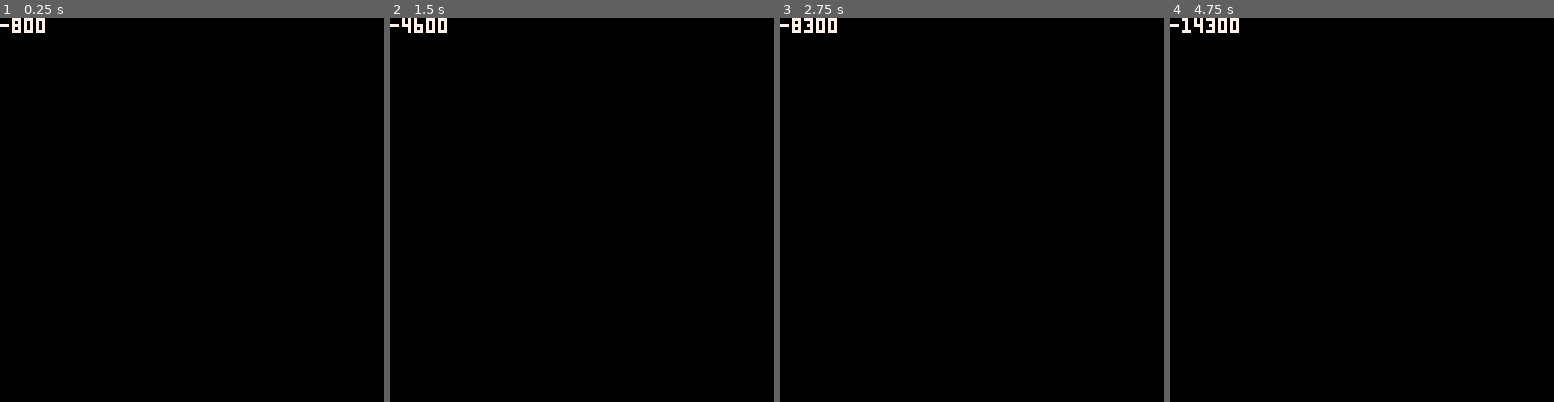
Above: before the commit, frames 1-4 (left to right).
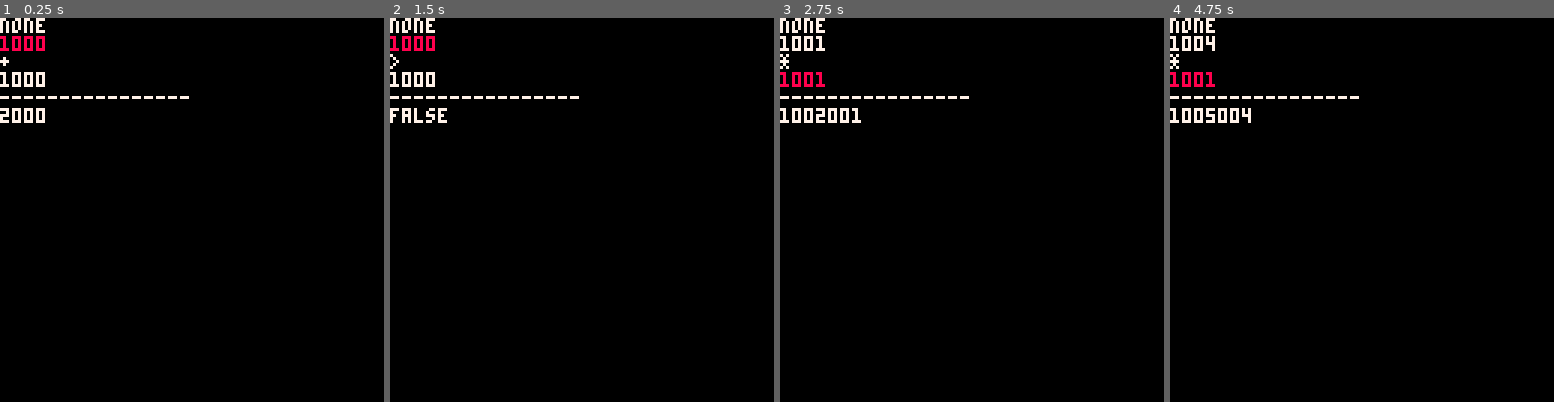
Above: after the commit, the same moments.

Repository: lawruble13/drumbleat
Game: PICO-8 cartridge bignum_testing.p8
The game is run twice, just before and just after one commit, with the same random seed, the same clock (stepped at 60 frames per second) and the same inputs.
Inputs:
- Up to frame 1 (0.25 s): no input
- Up to frame 2 (1.5 s): tap X (X key) at 0.33, 1.07 s; tap O (Z key) at 0.7 s
- Up to frame 3 (2.75 s): hold Right 1.6-2.1 s; tap O (Z key) at 1.7, 2.1, 2.5 s; tap X (X key) at 1.85 s; hold Up 2.15-2.42 s; hold Right from 2.47 s (still down)
- Up to frame 4 (4.75 s): tap O (Z key) every 0.4 s from 2.9 to 4.5 s; tap X (X key) at 2.97, 4.08 s; release Right at 3.03 s; hold Left 3.08-3.58 s; hold Down 3.63-3.97 s; hold Right 4.02-4.68 s; hold Up from 4.73 s (still down)

The runs differ from the first frame. In frame 1, 1.3% of the frame differs, in the area x 0-50%, y 0-28%; in frame 2, 1.4%; in frame 3, 1.5%; in frame 4, 1.6%.

Commit message:
Bignum in bignum_testing.p8 works, I think

Diff:
--- a/bignum_testing.p8
+++ b/bignum_testing.p8
@@ -2,197 +2,272 @@
 version 29
 __lua__
 
-bignum = {
-	sign=1,
-	thous={0}
-}
+bignum = {}
 function bignum:new(o)
-	o = o or {}
 	if type(o) == "number" then
-		o={sign=sgn(o),thous={flr(o)}}
-		if o.thous[1]>=1000 then
-			o.thous[2]=o.thous[1]\1000
-			o.thous[1]%=1000
-		end
+		o=flr(o)
+		local tmp={}
+		tmp.sign=sgn(o)
+		o=abs(o)
+		tmp.huns={
+			o%100,
+			(o\100)%100,
+			o\10000
+		}
+		o=tmp
+		if o.huns[3] == 0 then
+			deli(o.huns,3)
+			if (o.huns[2] == 0) deli(o.huns,2)
+		end
+	elseif type(o) == "table" then
+		local tmp = {}
+		tmp.sign=o.sign or 1
+		tmp.huns={}
+		for v in all(o.huns) do
+			add(tmp.huns,v)
+		end
+		o=tmp
+	elseif type(o) == "nil" then
+		o={sign=1,huns={0}}
 	end
 	self.__index = self
 	return setmetatable(o, self)
 end
 
+function bignum:clrz()
+	local i=#self.huns
+	while i > 1 do
+		if self.huns[i] == 0 then
+			deli(self.huns,i)
+		else
+			break
+		end
+		i -= 1
+	end
+end
+
 function bignum.__tostring(o)
 	local str=""
-	for v in all(o.thous) do
-		str = tostr(v)..str
+	for i,v in ipairs(o.huns) do
+		local toadd=tostr(v)
+		if (i != #o.huns and #toadd == 1) toadd="0"..toadd
+		str = toadd..str
 	end
 	if (o.sign == -1) str="-"..str
 	return str
 end
 
 function bignum.__len(o)
-	local t = (#o.thous-1)*3+1
-	local i = #o.thous
-	if (o.thous[i] >= 10) t += 1
-	if (o.thous[i] >= 100) t += 1
+	local t = (#o.huns-1)*2+1
+	local i = #o.huns
+	if (o.huns[i] >= 10) t += 1
 	return t
 end
 
-function bignum.__eq(o1,o2)
-	if (o1.sign != o2.sign) return false
-	if (#o1.thous != #o2.thous) return false
-	for i=1,#o1.thous do
-		if (o1.thous[i] != o2.thous[i]) return false
-	end
-	return true
+function bignum:rel_ind(other)
+	if (type(other) == "number") other=bignum:new(other)
+	assert(other.sign)
+	assert(other.huns)
+	if (self.sign < other.sign) return -1
+	if (self.sign > other.sign) return 1
+	if (#self.huns < #other.huns) return -self.sign
+	if (#self.huns > #other.huns) return self.sign
+	for i=#self.huns,1,-1 do
+		if (self.huns[i] < other.huns[i]) return -self.sign
+		if (self.huns[i] > other.huns[i]) return self.sign
+	end
+	return 0
+end
+
+function bignum.__eq(v1,v2)
+	return v1:rel_ind(v2) == 0
 end
 
 function bignum.__lt(v1,v2)
-	if (type(v1) == "number") v1=bignum:new(v1)
-	if (type(v2) == "number") v2=bignum:new(v2)
-	if (v1.sign < v2.sign) return true
-	if v1.sign == -1 then
-		if (#v1.thous < #v2.thous) return false
-		if (#v1.thous > #v2.thous) return true
-		for i=#v1.thous,1,-1 do
-			if (v1.thous[i] < v2.thous[i]) return false
-			if (v1.thous[i] > v2.thous[i]) return true
-		end
-		return false
-	else
-		if (#v1.thous < #v2.thous) return true
-		if (#v1.thous > #v2.thous) return false
-		for i=#v1.thous,1,-1 do
-			if (v1.thous[i] < v2.thous[i]) return true
-			if (v1.thous[i] > v2.thous[i]) return false
-		end
-		return false
-	end
+	v1,v2=make_bn_pair(v1,v2)
+	return v1:rel_ind(v2) < 0
 end
 
 function bignum.__le(v1,v2)
-	if (type(v1) == "number") v1=bignum:new(v1)
-	if (type(v2) == "number") v2=bignum:new(v2)
-	if (v1.sign < v2.sign) return true
-	if v1.sign == -1 then
-		if (#v1.thous < #v2.thous) return false
-		if (#v1.thous > #v2.thous) return true
-		for i=#v1.thous,1,-1 do
-			if (v1.thous[i] < v2.thous[i]) return false
-			if (v1.thous[i] > v2.thous[i]) return true
-		end
-		return true
-	else
-		if (#v1.thous < #v2.thous) return true
-		if (#v1.thous > #v2.thous) return false
-		for i=#v1.thous,1,-1 do
-			if (v1.thous[i] < v2.thous[i]) return true
-			if (v1.thous[i] > v2.thous[i]) return false
-		end
-		return true
-	end
+	v1,v2=make_bn_pair(v1,v2)
+	return v1:rel_ind(v2) <= 0
+end
+
+function bignum.__unm(v)
+	local o = bignum:new(v)
+	o.sign *= -1
+	return o
 end
 
 function bignum.__add(v1,v2)
-	if (type(v1) == "number") v1=bignum:new(v1)
-	if (type(v2) == "number") v2=bignum:new(v2)
+	v1,v2=make_bn_pair(v1,v2)
+	local res = bignum:new(v1)
 	if v1.sign == 1 and v2.sign == 1 then
 		local carry = 0
 		local i = 1
 		local t = 0
-		while i <= #v1.thous or i <= #v2.thous or carry > 0 do
-			if v1.thous[i] then
-				t = v1.thous[i]
-				t += carry
-				if (v2.thous[i]) then
-					t += v2.thous[i]
-				end
-			elseif v2.thous[i] then
-				t = v2.thous[i] + carry
-			else
-				t = carry
-			end
-			carry=t\1000
-			v1.thous[i]=t%1000
+		while i <= #v1.huns or i <= #v2.huns or carry > 0 do
+			t=0
+			if v1.huns[i] then
+				t += v1.huns[i]
+			end
+			if v2.huns[i] then
+				t += v2.huns[i]
+			end
+			t += carry
+			carry=t\100
+			res.huns[i]=t%100
 			i += 1
 		end
 	elseif v1.sign == 1 and v2.sign == -1 then
-		v2.sign = 1
-		v1=v1-v2
+		res=v1-(-v2)
 	elseif v1.sign == -1 and v2.sign == 1 then
-		v1.sign = 1
-		v1=v2-v1
+		res=v2-(-v1)
 	else
-		v1.sign = 1
-		v2.sign = 1
-		v1=v1+v2
-		v1.sign = -1
-	end
-	return v1
+		res=-((-v1)+(-v2))
+	end
+	return res
 end
 
 function bignum.__sub(v1,v2)
-	if (type(v1) == "number") v1=bignum:new(v1)
-	if (type(v2) == "number") v2=bignum:new(v2)
+	v1,v2=make_bn_pair(v1,v2)
+	local res=bignum:new()
 	if v1.sign == 1 and v2.sign == 1 then
 		if v1<v2 then
-			v1=v2-v1
-			v1.sign=-1
-			return v1
+			return -(v2-v1)
 		elseif v1 == v2 then
 			return bignum:new()
 		else
+			local res = bignum:new(v1)
 			local borrow = 0
-			for i=1,#v1.thous do
-				v1.thous[i] -= borrow
-				borrow = 0
-				if v2.thous[i] then
-					if (v1.thous[i] < v2.thous[i]) then
-						v1.thous[i] += 1000
+			for i=1,#res.huns do
+				if borrow > 0 then
+					res.huns[i] -= borrow
+					borrow = 0
+					if res.huns[i] < 0 then
+						res.huns[i] += 100
 						borrow = 1
 					end
-					v1.thous[i] -= v2.thous[i]
 				end
-			end
-			return v1
+				if v2.huns[i] then
+					if (res.huns[i] < v2.huns[i]) then
+						res.huns[i] += 100
+						borrow = 1
+					end
+					res.huns[i] -= v2.huns[i]
+				end
+			end
+			res:clrz()
+			return res
 		end
 	elseif v1.sign != v2.sign then
-		v2.sign *= -1
-		return v1+v2
+		return v1+(-v2)
 	else
-		v1.sign=1
-		v2.sign=1
-		return v2-v1
+		return (-v2)-(-v1)
 	end
 end
 
 function bignum.__mul(v1,v2)
-	if (type(v1) == "number") v1=bignum:new(v1)
-	if (type(v2) == "number") v2=bignum:new(v2)
-	if v1 == bignum:new() or v2 == bignum:new() then
-		return bignum:new()
-	end
-	local s = v1
-	local l = v2
-	if #v2 < #v1 then
-		s=v2
-		l=v1
-	end
-	local res = bignum:new({sign=s.sign*l.sign})
-	local pow_ten = 0
-
+	v1,v2=make_bn_pair(v1,v2)
+	if (v1 > v2) then
+		return v2*v1
+	end
+	local res = bignum:new()--v1.sign*v1.huns[1]*v2.sign*v2.huns[1])
+	-- this gets the sign, and
+	-- accounts for i==j==0 below
+	local i=0
+	local j=0
+	while i < #v1.huns do
+		while j < #v2.huns do
+			local tmp = v1.huns[i+1]*v2.huns[j+1]
+			local ind=i+j+1
+			if (not res.huns[ind]) res.huns[ind] = 0
+			while tmp > 0 do
+				if (res.huns[ind]) tmp += res.huns[ind]
+				res.huns[ind] = tmp%100
+				tmp \= 100
+				ind += 1
+			end
+			j += 1
+		end
+		i += 1
+		j=0
+	end
+	res:clrz()
+	return res
+end
+
+function make_bn_pair(v1,v2)
+	if (type(v1) != "table") v1=bignum:new(v1)
+	if (type(v2) != "table") v2=bignum:new(v2)
+	return v1,v2
 end
 
 function _init()
-	bn = bignum:new()
+	bn1 = bignum:new(1000)
+	bn2 = bignum:new(1000)
+	op = 0
+	bni = 1
+	failed_test = nil
 end
 
 function _update()
+	if not failed_test then
+		for i=0,100 do
+			for j = 0, 5 do
+				local a=bignum:new(i)
+				local b=bignum:new(j)
+ 			if (i < j and not (a < b) and not failed_test) failed_test="lt "..i..","..j
+				if (i > j and not (a > b) and not failed_test) failed_test="gt "..i..","..j
+				if (i == j and not (a == b) and not failed_test) failed_test="eq "..i..","..j
+				if (bignum:new(i+j) != a + b and not failed_test) failed_test="pl "..i.."+"..j.."!="..tostr(bignum:new(i+j))
+				if (bignum:new(i-j) != a - b and not failed_test) failed_test="mn "..i.."-"..j.."!="..tostr(bignum:new(i-j))
+				if (bignum:new(i*j) != a * b and not failed_test) failed_test="tm "..tostr(a).."*"..tostr(b).." == "..tostr(a*b).."!="..tostr(bignum:new(i*j))
+			end
+			if (failed_test) break
+		end
+	end
+	if (not failed_test) failed_test="none"
 	cls(0)
-	bn = bn - 100
+	if btnp(0) then
+		if (bni == 1) bn1 -= 1
+		if (bni == 2) bn2 -= 1
+	elseif btnp(1) then
+		if (bni == 1) bn1 += 1
+		if (bni == 2) bn2 += 1
+	elseif btnp(2) or btnp(3) then
+		bni = 3-bni
+	elseif btnp(4) or btnp(5) then
+		op += 1
+		op %= 5
+	end
 end
 
 function _draw()
+	print(failed_test)
+	color(7+(2-bni))
+	print(tostr(bn1))
 	color(7)
-	print(bn)
+	if op == 0 then
+		print("+")
+	elseif op == 1 then
+		print("-")
+	elseif op == 2 then
+		print("*")
+	elseif op == 3 then
+		print(">")
+	elseif op == 4 then
+		print("<")
+	end
+	color(7+(bni-1))
+	print(bn2)
+	color(7)
+	print("----------------")
+	if (op == 0) print(bn1+bn2)
+	if (op == 1) print(bn1-bn2)
+	if (op == 2) print(bn1*bn2)
+	if (op == 3) print(tostr(bn1>bn2))
+	if (op == 4) print(tostr(bn1<bn2))
 end
 __gfx__
 00000000000000000000000000000000000000000000000000000000000000000000000000000000000000000000000000000000000000000000000000000000
--- a/drumbleat.p8
+++ b/drumbleat.p8
@@ -836,24 +836,41 @@
 
 bignum = {
 	sign=1,
-	thous={0}
+	huns={0}
 }
 function bignum:new(o)
 	o = o or {}
 	if type(o) == "number" then
-		o={sign=sgn(o),thous={flr(o)}}
-		if o.thous[1]>=1000 then
-			o.thous[2]=o.thous[1]\1000
-			o.thous[1]%=1000
-		end
+		o=flr(o)
+		o={
+			sign=sgn(o),
+			huns={
+				o%100,
+				(o\100)%100,
+				o\10000
+			}
+		}
+		o:clrz()
 	end
 	self.__index = self
 	return setmetatable(o, self)
 end
 
+function bignum:clrz()
+	local i=#self.huns
+	while i > 1 do
+		if self.huns[i] == 0
+			deli(self.huns,i)
+		else
+			break
+		end
+		i -= 1
+	end
+end
+
 function bignum.__tostring(o)
 	local str=""
-	for v in all(o.thous) do
+	for v in all(o.huns) do
 		str = tostr(v)..str
 	end
 	if (o.sign == -1) str="-"..str
@@ -861,87 +878,83 @@
 end
 
 function bignum.__len(o)
-	local t = (#o.thous-1)*3+1
-	local i = #o.thous
-	if (o.thous[i] >= 10) t += 1
-	if (o.thous[i] >= 100) t += 1
+	local t = (#o.huns-1)*2+1
+	local i = #o.huns
+	if (o.huns[i] >= 10) t += 1
 	return t
 end
 
 function bignum.__eq(o1,o2)
 	if (o1.sign != o2.sign) return false
-	if (#o1.thous != #o2.thous) return false
-	for i=1,#o1.thous do
-		if (o1.thous[i] != o2.thous[i]) return false
+	if (#o1.huns != #o2.huns) return false
+	for i=1,#o1.huns do
+		if (o1.huns[i] != o2.huns[i]) return false
 	end
 	return true
 end
 
 function bignum.__lt(v1,v2)
-	if (type(v1) == "number") v1=bignum:new(v1)
-	if (type(v2) == "number") v2=bignum:new(v2)
+	v1,v2=make_bn_pair(v1,v2)
 	if (v1.sign < v2.sign) return true
 	if v1.sign == -1 then
-		if (#v1.thous < #v2.thous) return false
-		if (#v1.thous > #v2.thous) return true
-		for i=#v1.thous,1,-1 do
-			if (v1.thous[i] < v2.thous[i]) return false
-			if (v1.thous[i] > v2.thous[i]) return true
+		if (#v1.huns < #v2.huns) return false
+		if (#v1.huns > #v2.huns) return true
+		for i=#v1.huns,1,-1 do
+			if (v1.huns[i] < v2.huns[i]) return false
+			if (v1.huns[i] > v2.huns[i]) return true
 		end
 		return false
 	else
-		if (#v1.thous < #v2.thous) return true
-		if (#v1.thous > #v2.thous) return false
-		for i=#v1.thous,1,-1 do
-			if (v1.thous[i] < v2.thous[i]) return true
-			if (v1.thous[i] > v2.thous[i]) return false
+		if (#v1.huns < #v2.huns) return true
+		if (#v1.huns > #v2.huns) return false
+		for i=#v1.huns,1,-1 do
+			if (v1.huns[i] < v2.huns[i]) return true
+			if (v1.huns[i] > v2.huns[i]) return false
 		end
 		return false
 	end
 end
 
 function bignum.__le(v1,v2)
-	if (type(v1) == "number") v1=bignum:new(v1)
-	if (type(v2) == "number") v2=bignum:new(v2)
+	v1,v2=make_bn_pair(v1,v2)
 	if (v1.sign < v2.sign) return true
 	if v1.sign == -1 then
-		if (#v1.thous < #v2.thous) return false
-		if (#v1.thous > #v2.thous) return true
-		for i=#v1.thous,1,-1 do
-			if (v1.thous[i] < v2.thous[i]) return false
-			if (v1.thous[i] > v2.thous[i]) return true
+		if (#v1.huns < #v2.huns) return false
+		if (#v1.huns > #v2.huns) return true
+		for i=#v1.huns,1,-1 do
+			if (v1.huns[i] < v2.huns[i]) return false
+			if (v1.huns[i] > v2.huns[i]) return true
 		end
 		return true
 	else
-		if (#v1.thous < #v2.thous) return true
-		if (#v1.thous > #v2.thous) return false
-		for i=#v1.thous,1,-1 do
-			if (v1.thous[i] < v2.thous[i]) return true
-			if (v1.thous[i] > v2.thous[i]) return false
+		if (#v1.huns < #v2.huns) return true
+		if (#v1.huns > #v2.huns) return false
+		for i=#v1.huns,1,-1 do
+			if (v1.huns[i] < v2.huns[i]) return true
+			if (v1.huns[i] > v2.huns[i]) return false
 		end
 		return true
 	end
 end
 
 function bignum.__add(v1,v1)
-	if (type(v1) == "number") v1=bignum:new(v1)
-	if (type(v2) == "number") v2=bignum:new(v2)
+	v1,v2=make_bn_pair(v1,v2)
 	if v1.sign == 1 and v2.sign == 1 then
 		local carry = 0
 		local i = 1
 		local t = 0
-		while i <= #v1.thous or i <= #v2.thous do
-			if v1.thous[i] then
-				t = v1.thous[i]
+		while i <= #v1.huns or i <= #v2.huns do
+			if v1.huns[i] then
+				t = v1.huns[i]
 				t += carry
-				if (v2.thous[i]) then
-					t += v2.thous[i]
+				if (v2.huns[i]) then
+					t += v2.huns[i]
 				end
 			else
-				t = v2.thous[i] + carry
-			end
-			carry=t\1000
-			v1.thous[i]=t%1000
+				t = v2.huns[i] + carry
+			end
+			carry=t\100
+			v1.huns[i]=t%100
 			i += 1
 		end
 	elseif v1.sign == 1 and v2.sign == -1 then
@@ -960,38 +973,72 @@
 end
 
 function bignum.__sub(v1,v2)
-	if (type(v1) == "number") v1=bignum:new(v1)
-	if (type(v2) == "number") v2=bignum:new(v2)
+	v1,v2=make_bn_pair(v1,v2)
 	if v1.sign == 1 and v2.sign == 1 then
 		if v1<v2 then
 			v1=v2-v1
 			v1.sign=-1
-			return v1
 		elseif v1 == v2 then
-			return bignum:new()
+			v1=bignum:new()
 		else
 			local borrow = 0
-			for i=1,#v1.thous do
-				v1.thous[i] -= borrow
-				borrow = 0
-				if v2.thous[i] then
-					if (v1.thous[i] < v2.thous[i]) then
-						v1.thous[i] += 1000
+			for i=1,#v1.huns do
+				if borrow > 0 then
+					v1.huns[i] -= borrow
+					borrow = 0
+					if v1.huns[i] < 0 then
+						v1.huns[i] += 100
 						borrow = 1
 					end
-					v1.thous[i] -= v2.thous[i]
 				end
-			end
-			return v1
+				if v2.huns[i] then
+					if (v1.huns[i] < v2.huns[i]) then
+						v1.huns[i] += 100
+						borrow = 1
+					end
+					v1.huns[i] -= v2.huns[i]
+				end
+			end
 		end
 	elseif v1.sign != v2.sign then
 		v2.sign *= -1
-		return v1+v2
+		v1=v1+v2
 	else
 		v1.sign=1
 		v2.sign=1
-		return v2-v1
-	end
+		v1=v2-v1
+	end
+	v1:clrz()
+	return v1
+end
+
+function bignum.__mul(v1,v1)
+	v1,v2=make_bn_pair(v1,v2)
+	if (v1 > v2) return v2*v1
+	local res = bignum:new(v1.sign*v1.huns[1]*v2.sign*v2.huns[1])
+	local i=0
+	local j=1
+	while i < #v1.huns do
+		while j < #v2.huns do
+			local tmp = v1[i+1]*v2[i+1]
+			local ind=1+j+1
+			while tmp > 0 do
+				if (res[ind]) tmp += res[ind]
+				res[ind] = tmp%100
+				tmp \= 100
+				ind += 1
+			end
+			j += 1
+		end
+		i += 1
+	end
+	return res
+end
+
+function make_bn_pair(v1,v2)
+	if (type(v1) == "number") v1=bignum:new(v1)
+	if (type(v2) == "number") v2=bignum:new(v2)
+	return v1,v2
 end
 -->8
 --lowrez debug functions
